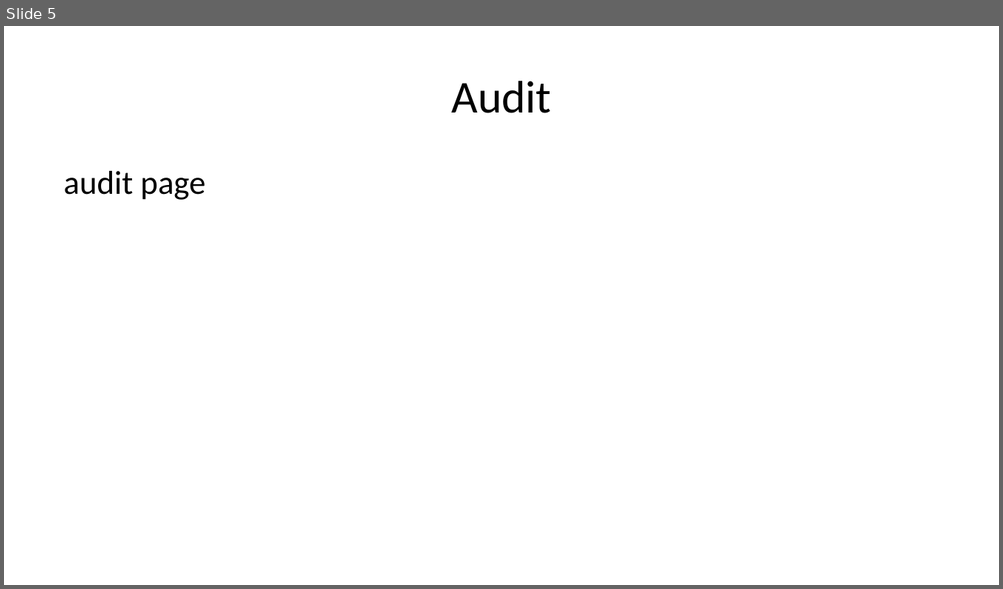
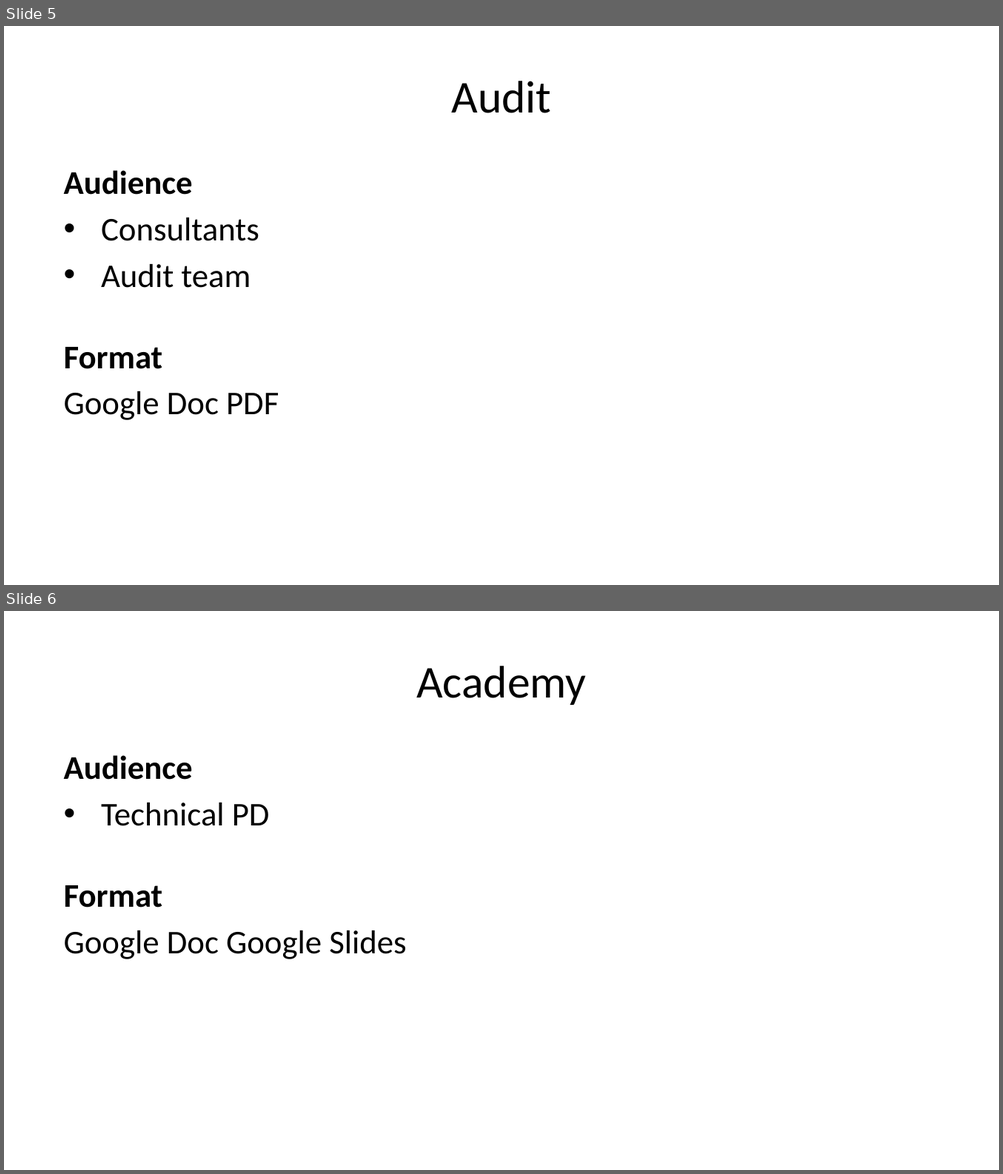
Before and after one commit to melbs/tc2benson, a slide deck: docs/outputs.pptx. Shown one above the other, each under a label of ours: slide 5 before the commit, slides 5 and 6 after it. The pictures are 1003x589 and 1003x1174 pixels, drawn with LibreOffice and Linux fonts; fonts in the diff are those of the drawing. Boxes give left, top, right and bottom in pixels: in the first picture for what was removed or moved away, otherwise in the second. Text is boxed around its words. In the diff, an @@ line names an element or a change of style, - is before the commit and + after.

```diff
--- a/docs/outputs.pptx
+++ b/docs/outputs.pptx
@@ slide 6 added at (4, 611, 999, 1170), background #FFFFFF @@
@@ title added at (416, 666, 586, 705), 33 pt, text #000000 @@
+Academy
@@ text added at (64, 755, 406, 960), 24 pt, text #000000 @@
+Audience
+• Technical PD
+Format
+Google Doc Google Slides
@@ slide 5 changed as well @@
@@ text at (64, 170, 279, 420): text changed @@
-audit page
+Audience
+• Consultants
+• Audit team
+Format
+Google Doc PDF
```
Also in this commit, not shown: 2 other slides changed, 2 other slides added, 3 slides removed, 37 other files.
